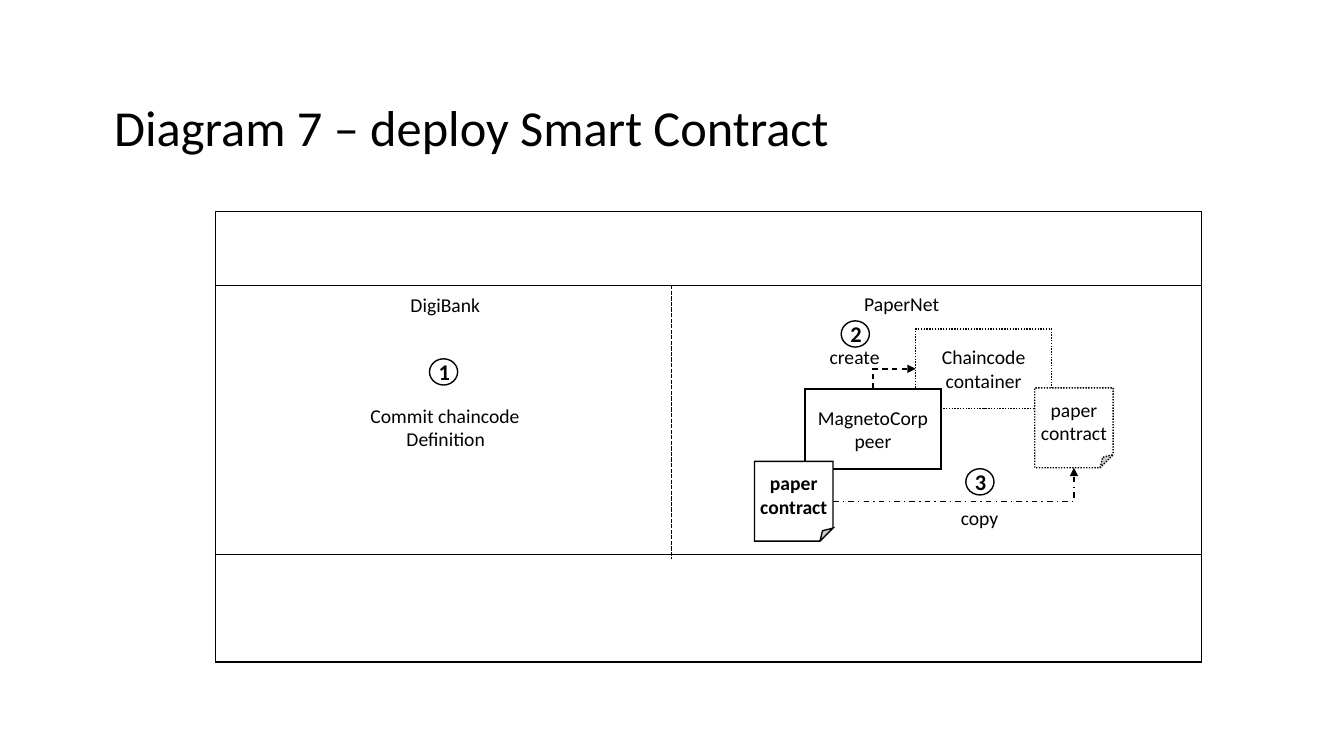
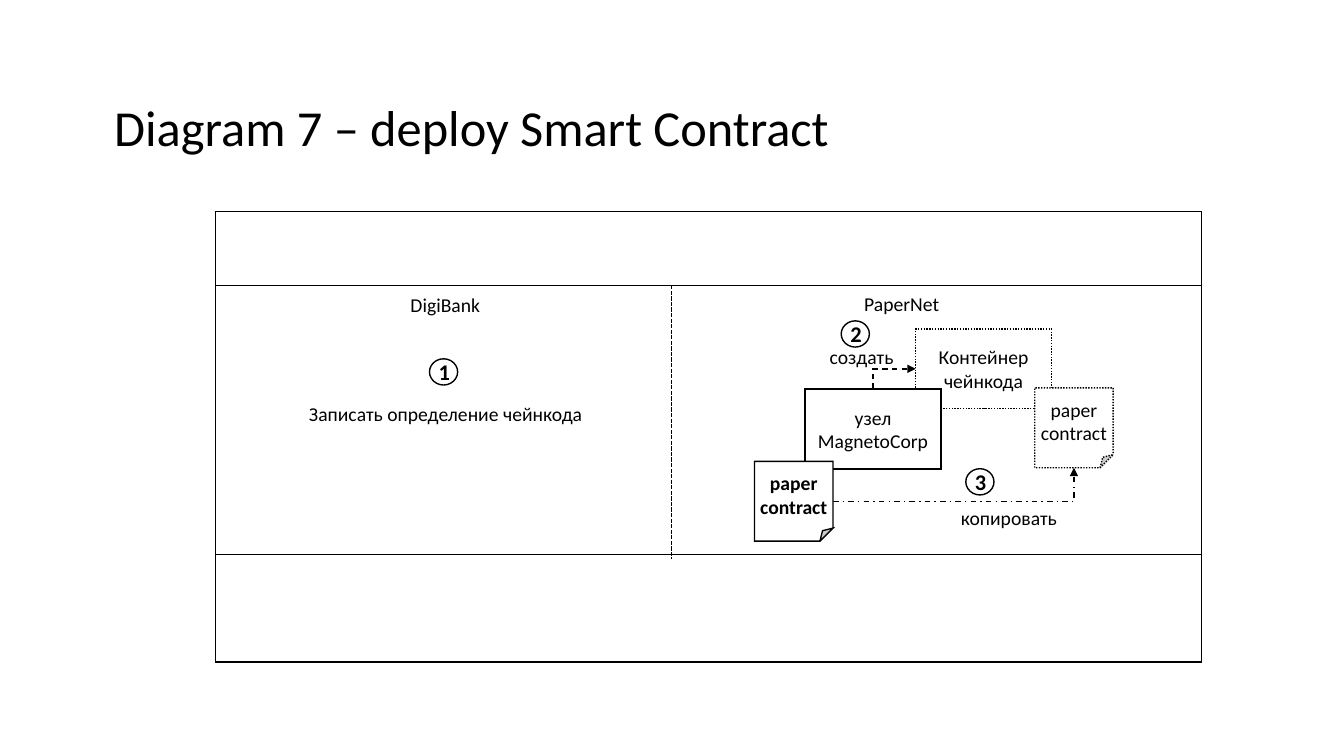
Before and after one commit to hyperledger/fabric-docs-i18n, a slide deck: slide 14 of docs/locale/ru_RU/source/tutorial/diagrams.pptx. Drawn at 1344x756 pixels with LibreOffice and Linux fonts; fonts in the diff are those of the drawing. Boxes give left, top, right and bottom in pixels: in the first picture for what was removed or moved away, otherwise in the second. Text is boxed around its words. In the diff, an @@ line names an element or a change of style, - is before the commit and + after.

```diff
--- a/docs/locale/ru_RU/source/tutorial/diagrams.pptx
+++ b/docs/locale/ru_RU/source/tutorial/diagrams.pptx
@@ text at <box>830,354,894,370</box>: text changed @@
-create
+создать
@@ text in rectangle at <box>939,350,1029,392</box>: text changed @@
-Chaincode container
+Контейнер чейнкода
@@ text at <box>309,407,582,425</box>: text changed @@
-Commit chaincode
-Definition
+Записать определение чейнкода
@@ text in rectangle at <box>818,415,928,452</box>: text changed @@
-MagnetoCorp
-peer
+узел MagnetoCorp
@@ text at <box>961,515,1057,528</box>: text changed @@
-copy
+копировать
```
Also in this commit, not shown: 11 other slides changed, 12 other files.
